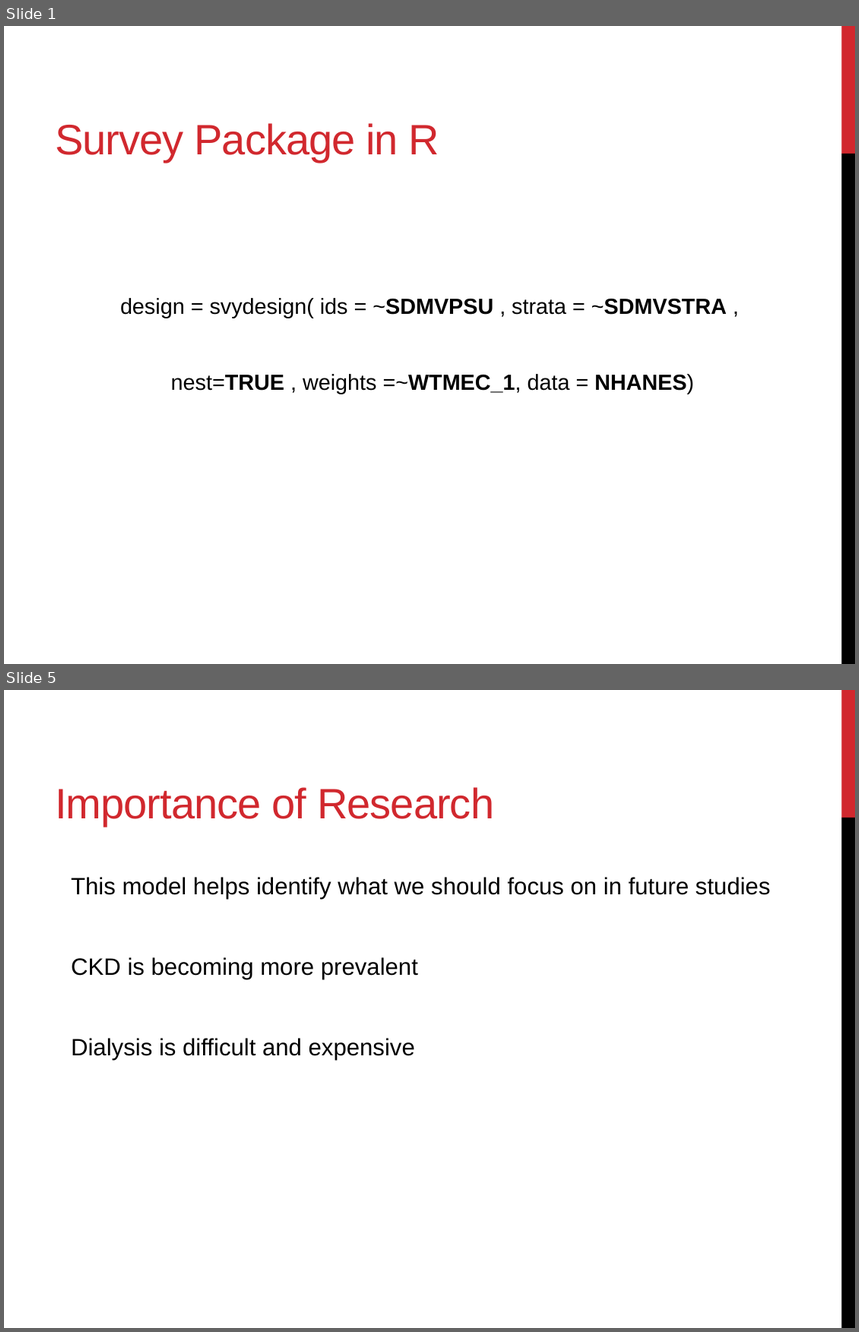
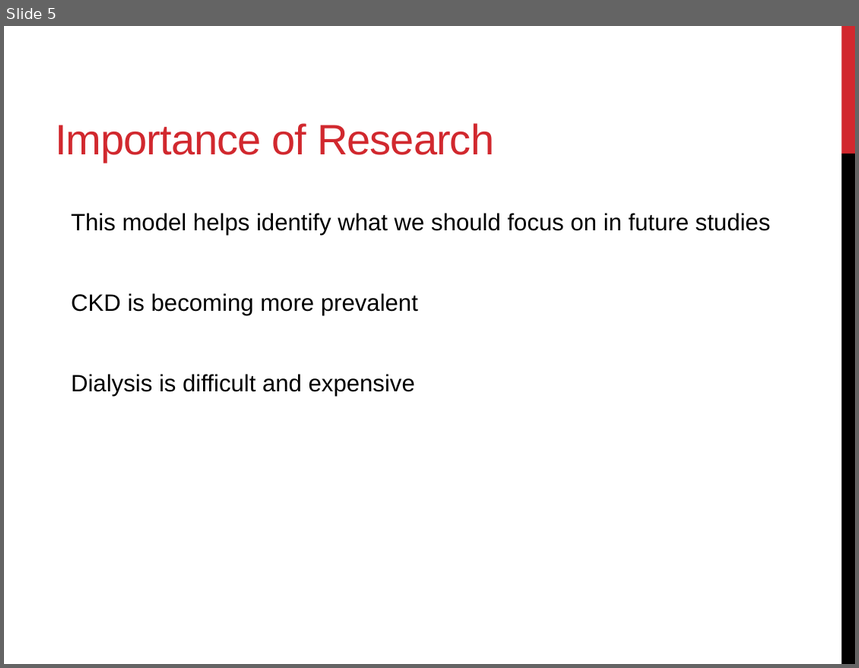
Before and after one commit to hertlen/bdsi16ehr, a slide deck: CKD.pptx. Shown one above the other, each under a label of ours: slides 1 and 5 before the commit, slide 5 after it; the slides between them are not shown. The pictures are 859x1332 and 859x668 pixels, drawn with LibreOffice and Linux fonts; fonts in the diff are those of the drawing. Boxes give left, top, right and bottom in pixels: in the first picture for what was removed or moved away, otherwise in the second. Text is boxed around its words. In the diff, an @@ line names an element or a change of style, - is before the commit and + after.

```diff
--- a/CKD.pptx
+++ b/CKD.pptx
@@ slide 1 removed at (4,26,855,664), background #FFFFFF; not listed: 2 template elements that a slide beside it also shows @@
@@ title removed at (55,123,439,162) @@
-Survey Package in R
@@ text removed at (120,298,727,394) @@
-design = svydesign( ids = ~SDMVPSU , strata = ~SDMVSTRA ,
-nest=TRUE , weights =~WTMEC_1, data = NHANES)
```
Also in this commit, not shown: 1 slide changed, 2 slides added, 1 other slide removed.
